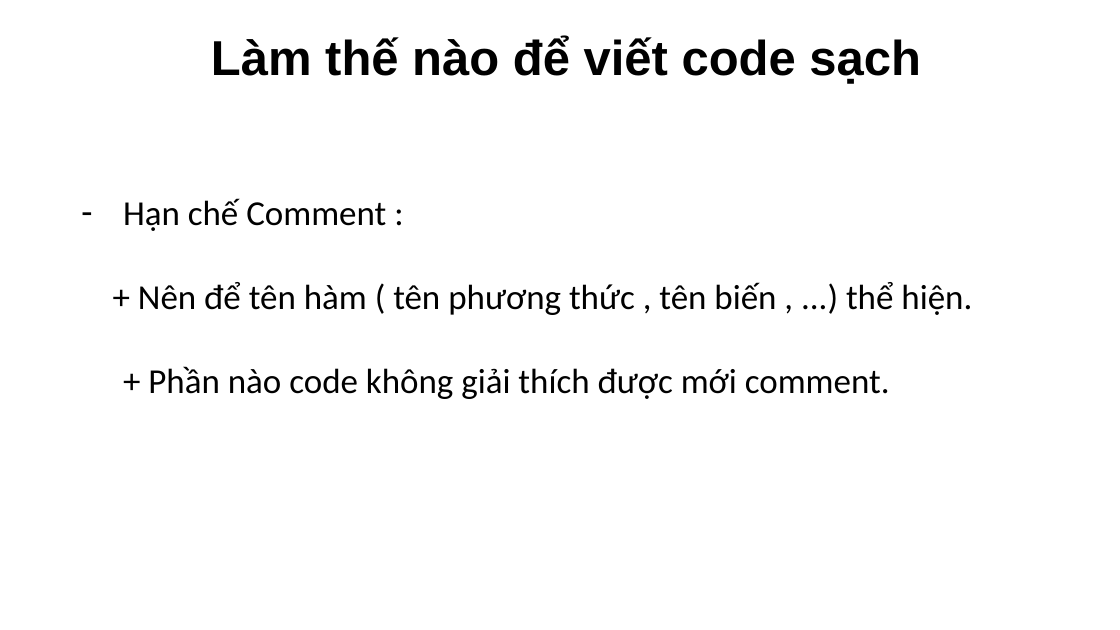
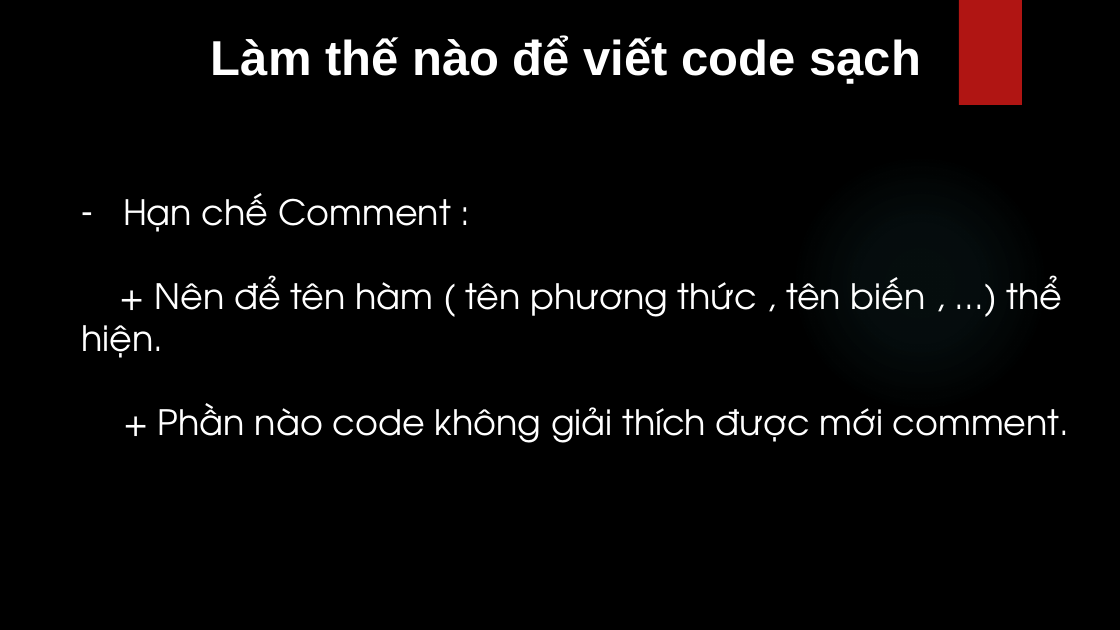
Before and after one commit to quocTuan02/demo, a slide deck: slide 11 of Note/CleanCode.pptx. Drawn at 1120x630 pixels with LibreOffice and Linux fonts; fonts in the diff are those of the drawing; background and template pictures are left out. Boxes give left, top, right and bottom in pixels: in the first picture for what was removed or moved away, otherwise in the second. Text is boxed around its words. In the diff, an @@ line names an element or a change of style, - is before the commit and + after.

```diff
--- a/Note/CleanCode.pptx
+++ b/Note/CleanCode.pptx
@@ background #FFFFFF to picture (left out) @@
@@ text "Làm thế nào để viết ..." at (x1=211, y1=36, x2=921, y2=84): text colour #000000 to #FFFFFF @@
@@ rectangle added at (x1=959, y1=0, x2=1022, y2=105), fill #B01513 @@
@@ ellipse added at (x1=791, y1=154, x2=1049, y2=413), fill gradient #50B9C1 @@
@@ text "Hạn chế Comment :" at (x1=81, y1=193, x2=1070, y2=443): font Calibri to TeX Gyre Adventor, text colour #000000 to #FFFFFF @@
```
Also in this commit, not shown: 20 other slides changed, 1 other file.
